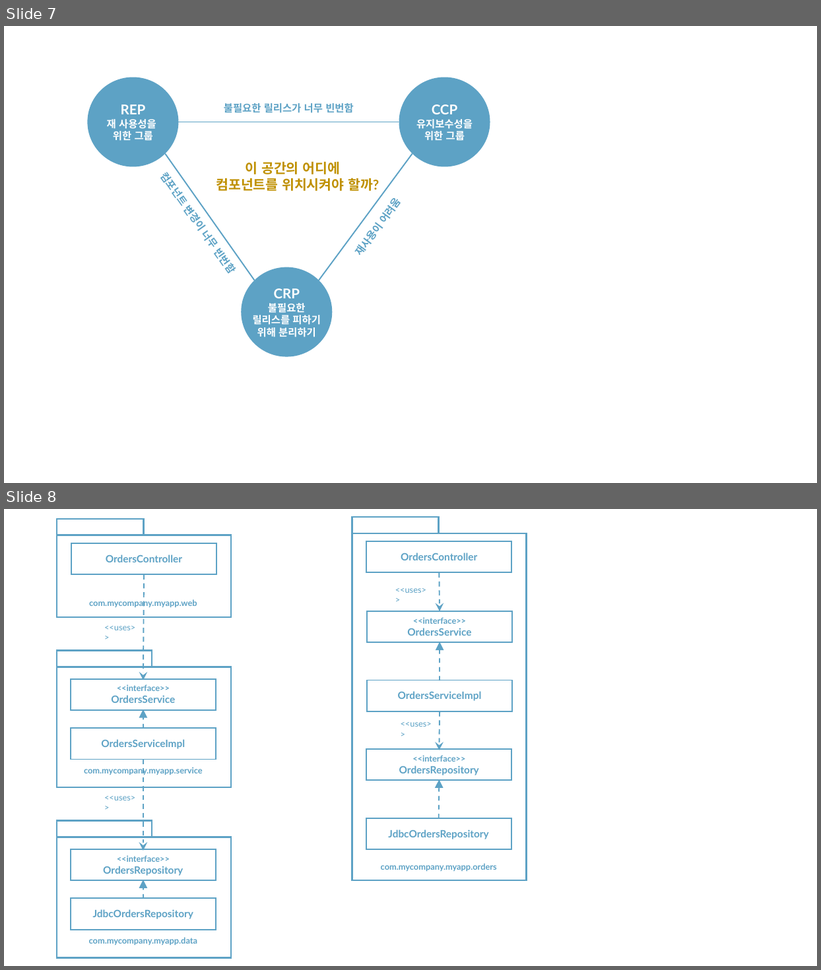
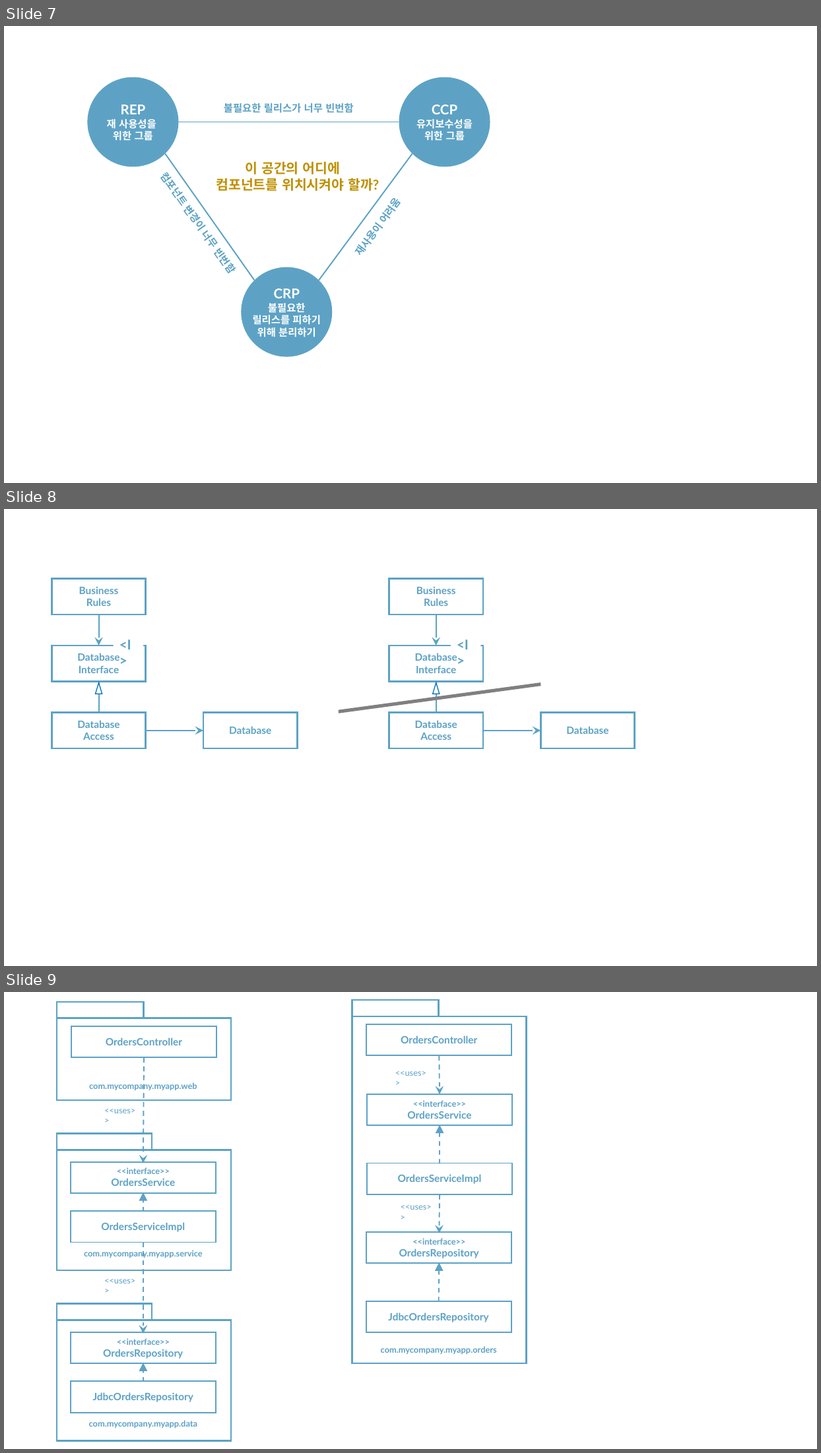
Before and after one commit to rudaks-han/book-summary, a slide deck: Clean Architecture/ref/프레젠테이션1.pptx. Shown one above the other, each under a label of ours: slides 7 and 8 before the commit, slides 7, 8 and 9 after it. The pictures are 821x970 and 821x1453 pixels, drawn with LibreOffice and Linux fonts; fonts in the diff are those of the drawing. Boxes give left, top, right and bottom in pixels: in the first picture for what was removed or moved away, otherwise in the second. Text is boxed around its words. In the diff, an @@ line names an element or a change of style, - is before the commit and + after.

```diff
--- a/Clean Architecture/ref/프레젠테이션1.pptx
+++ b/Clean Architecture/ref/프레젠테이션1.pptx
@@ slide 8 added at (x1=4, y1=509, x2=817, y2=966), background #FFFFFF @@
@@ group added at (x1=52, y1=578, x2=298, y2=749): 5 texts, 4 rectangles, 2 arrows, 1 line, 1 triangle @@
+Business
+Rules
+Database
+Interface
+Database
+Access
+Database
+<I>
@@ line added from (339, 712) to (541, 684), #808080 4 pt @@
@@ group added at (x1=389, y1=578, x2=635, y2=749): 5 texts, 4 rectangles, 2 arrows, 1 line, 1 triangle @@
+Business
+Rules
+Database
+Interface
+Database
+Access
+Database
+<I>
@@ what was slide 8 is now slide 9 @@
```
Also in this commit, not shown: 4 other files.
